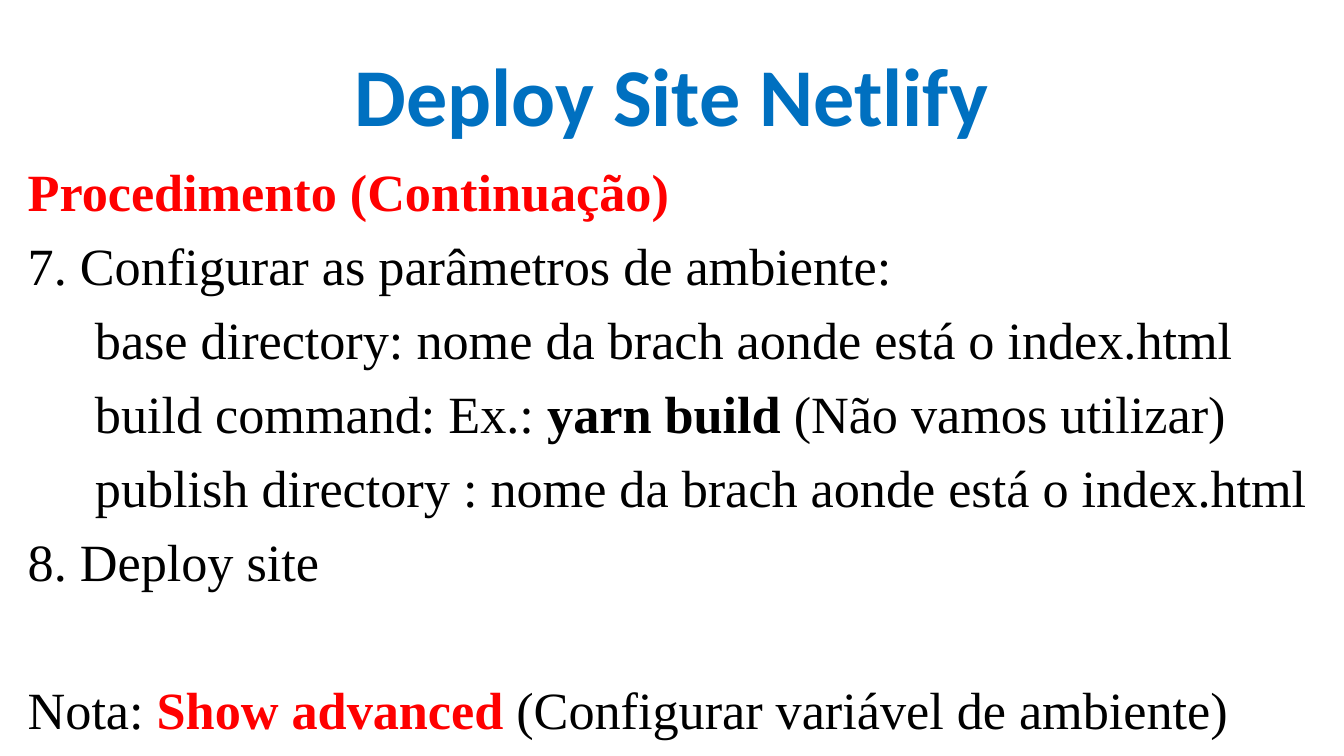
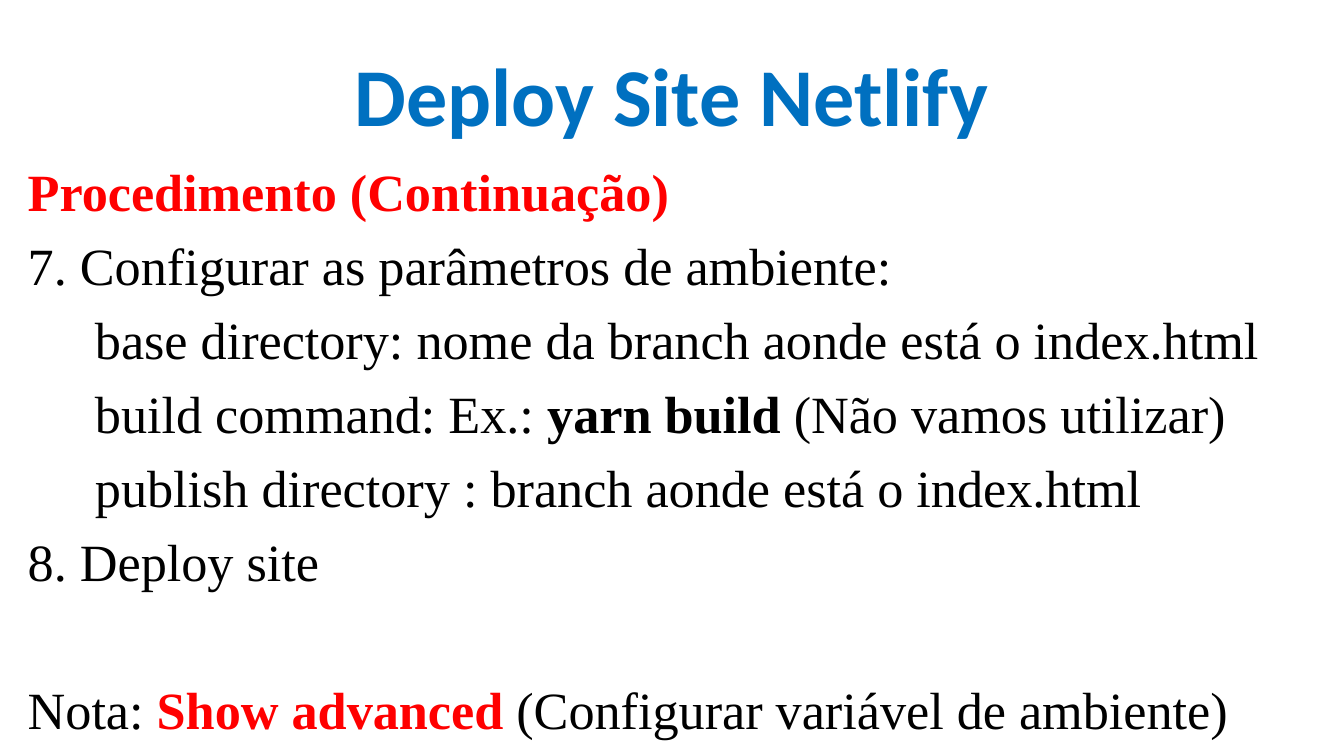
Before and after one commit to CloudEducationBrazil/-WydenDesenvolvimentoWebJAVA, a slide deck: slide 25 of 01 Classes/Aula 07 Desenvolvimento Web Java - CSS.pptx. Drawn at 1344x756 pixels with LibreOffice and Linux fonts; fonts in the diff are those of the drawing; background and template pictures are left out. Boxes give left, top, right and bottom in pixels: in the first picture for what was removed or moved away, otherwise in the second. Text is boxed around its words. In the diff, an @@ line names an element or a change of style, - is before the commit and + after.

```diff
--- a/01 Classes/Aula 07 Desenvolvimento Web Java - CSS.pptx
+++ b/01 Classes/Aula 07 Desenvolvimento Web Java - CSS.pptx
@@ text at (x1=95, y1=322, x2=1259, y2=370): text changed @@
-base directory: nome da brach aonde está o index.html
+base directory: nome da branch aonde está o index.html
@@ text at (x1=95, y1=470, x2=1141, y2=518): text changed @@
-publish directory : nome da brach aonde está o index.html
+publish directory : branch aonde está o index.html
```
Also in this commit, not shown: 1 other slide changed, 1 other file.
